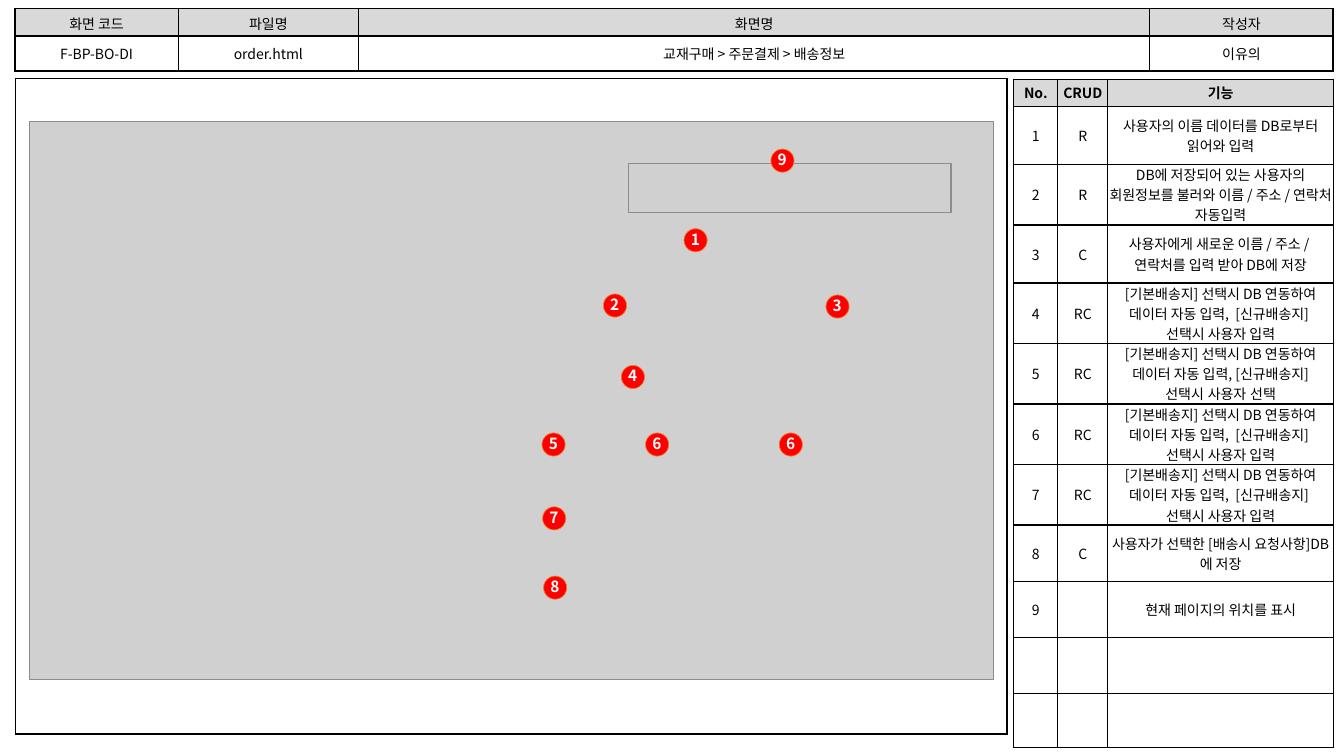
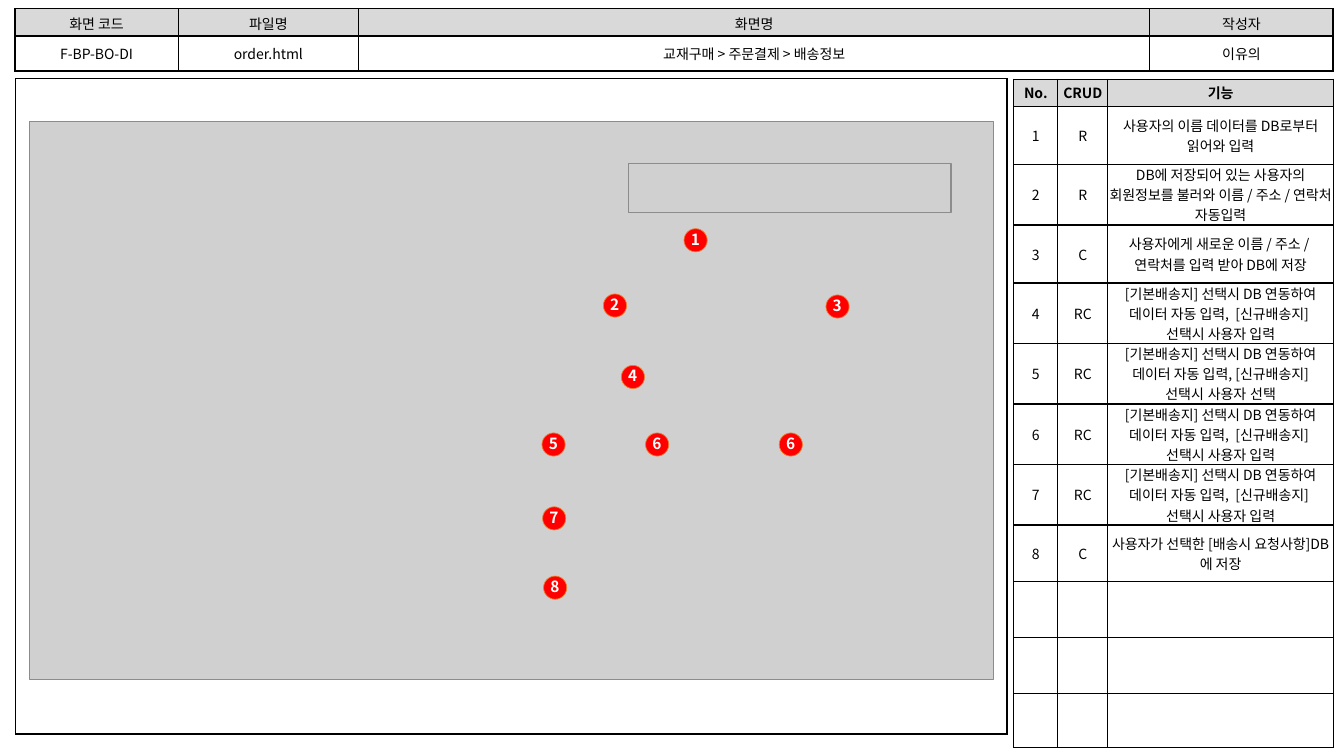
Before and after one commit to index506/cosmo6th_3thGroup, a slide deck: slide 3 of 3rd_Project/Member/Lee/기능,화면,테스트 문서/3th_Project_화면 설계도(이유의).pptx. Drawn at 1344x756 pixels with LibreOffice and Linux fonts; fonts in the diff are those of the drawing; grey boxes stand for pictures. Boxes give left, top, right and bottom in pixels: in the first picture for what was removed or moved away, otherwise in the second. Text is boxed around its words. In the diff, an @@ line names an element or a change of style, - is before the commit and + after.

```diff
--- a/3rd_Project/Member/Lee/기능,화면,테스트 문서/3th_Project_화면 설계도(이유의).pptx
+++ b/3rd_Project/Member/Lee/기능,화면,테스트 문서/3th_Project_화면 설계도(이유의).pptx
@@ table at box(1014, 80, 1335, 733) @@
-row 10: 9 |  | 현재 페이지의 위치를 표시
+row 12:  |  | 
@@ ellipse removed at box(771, 149, 795, 172) @@
@@ text removed at box(778, 153, 787, 165) @@
-9
```
Also in this commit, not shown: 3 other slides changed, 2 slides added, 2 other files.
